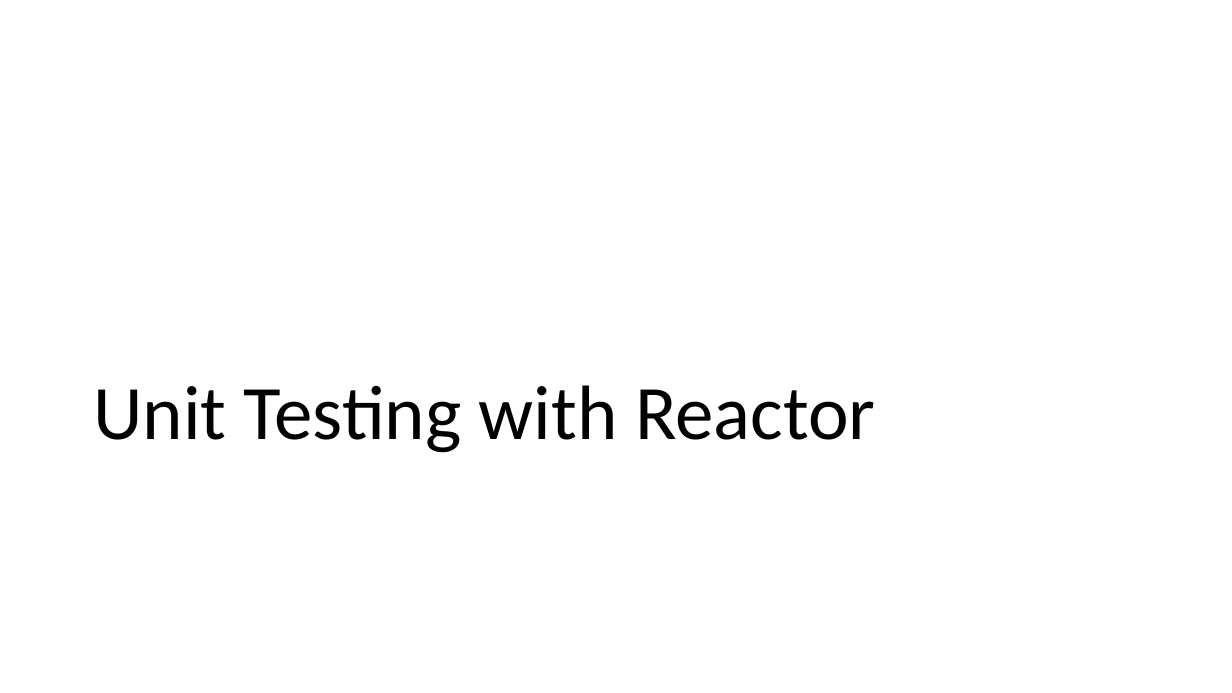
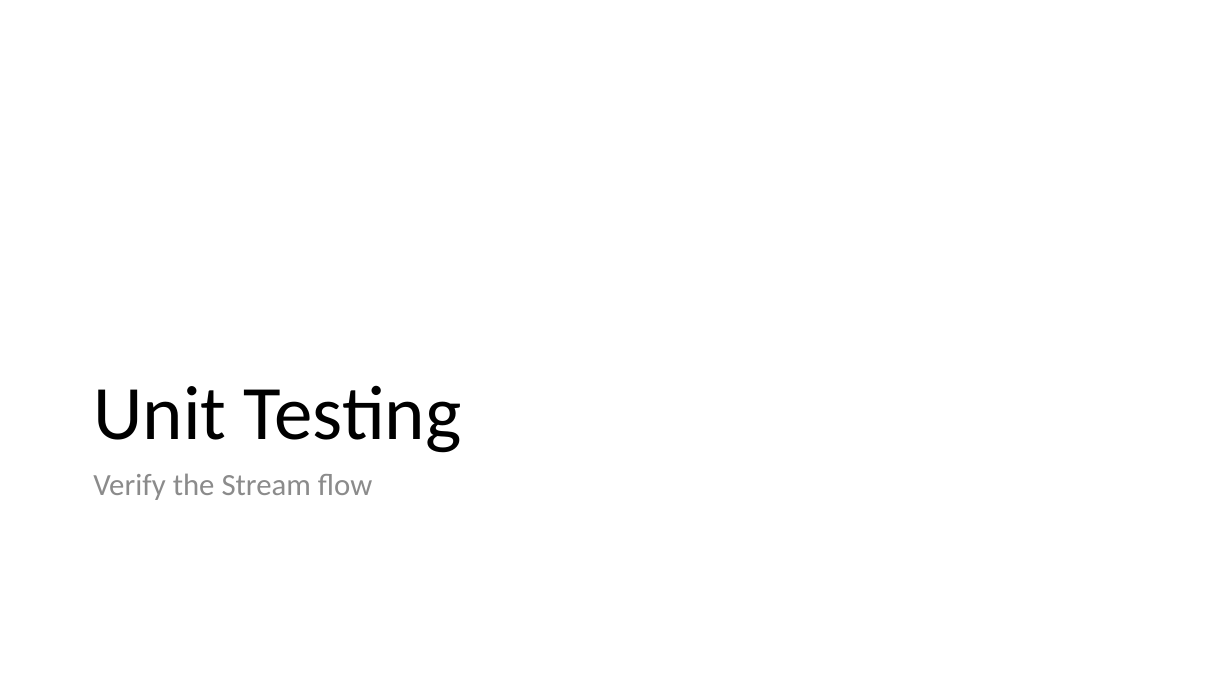
Before and after one commit to vietvuhoang/java-reactor-demo, a slide deck: slide 31 of doc/ReactiveProgramming.Java.pptx (slide 29 before the commit). Drawn at 1232x693 pixels with LibreOffice and Linux fonts; fonts in the diff are those of the drawing. Boxes give left, top, right and bottom in pixels: in the first picture for what was removed or moved away, otherwise in the second. Text is boxed around its words. In the diff, an @@ line names an element or a change of style, - is before the commit and + after.

```diff
--- a/doc/ReactiveProgramming.Java.pptx
+++ b/doc/ReactiveProgramming.Java.pptx
@@ title at [93, 385, 462, 453]: text changed @@
-Unit Testing with Reactor
+Unit Testing
@@ text added at [93, 473, 372, 500], 24 pt, text #8C8C8C @@
+Verify the Stream flow
```
Also in this commit, not shown: 4 other slides changed, 4 slides added, 2 other files.
